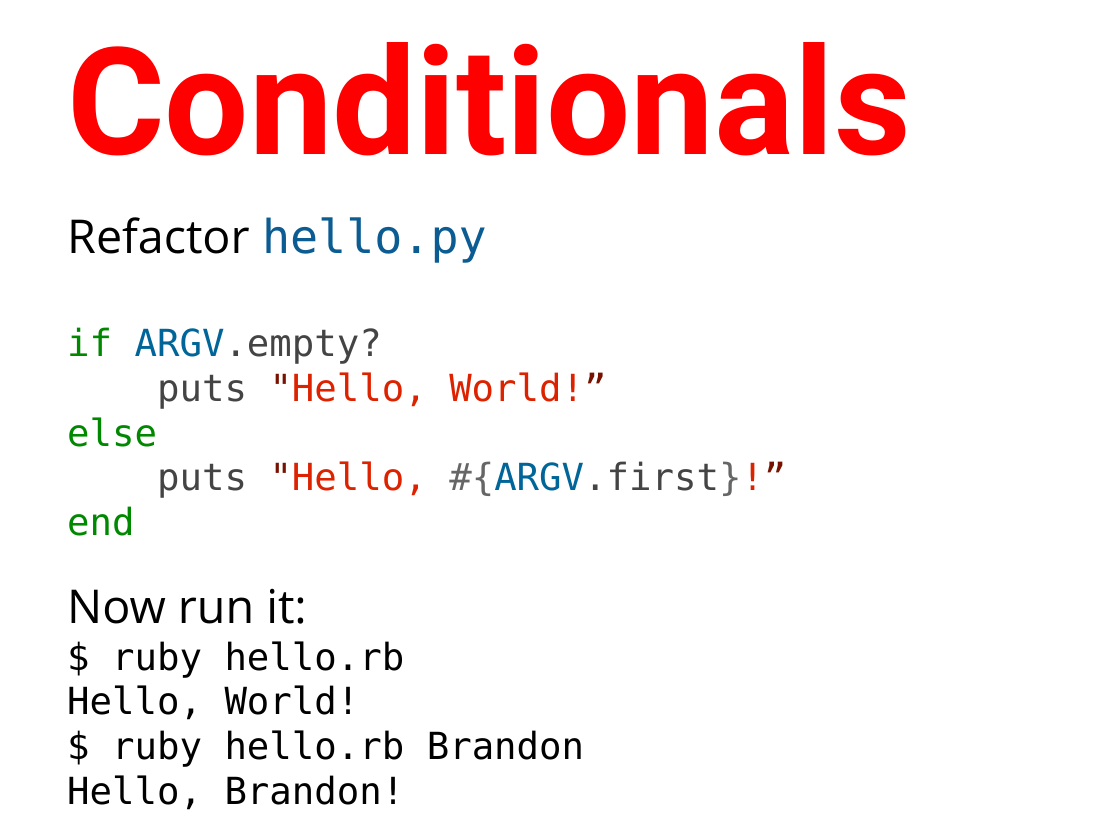
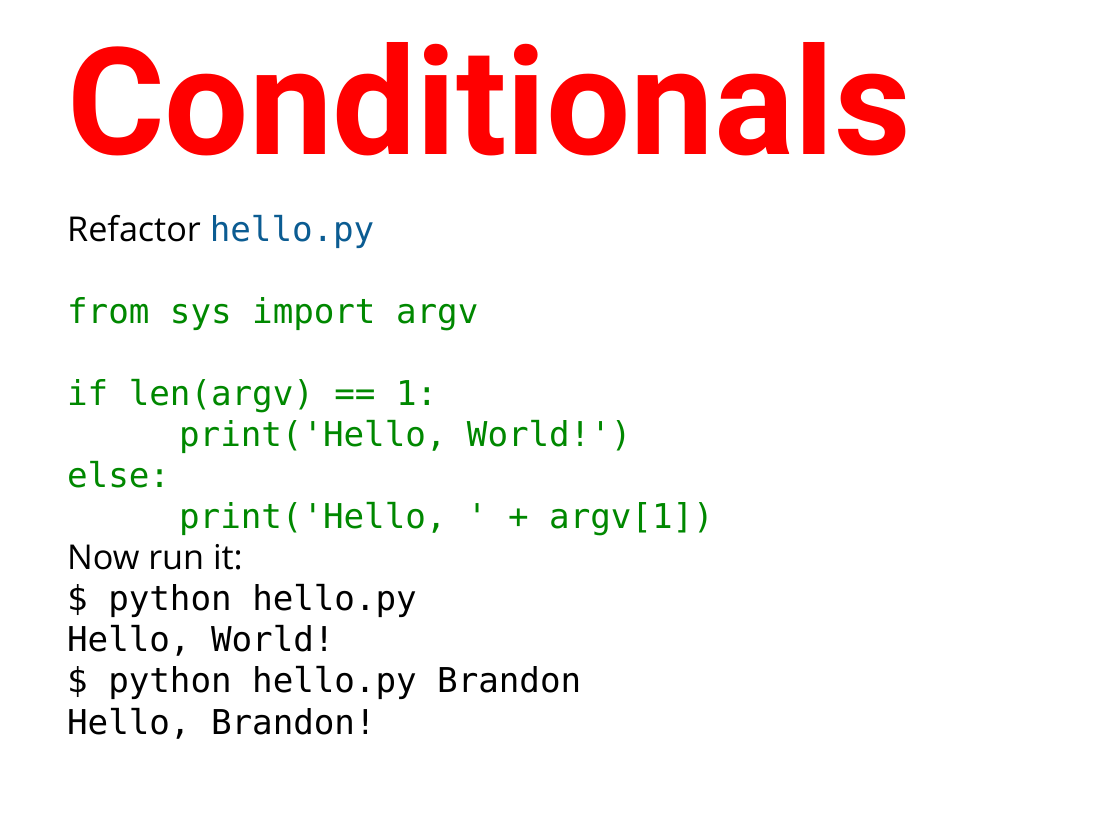
Before and after one commit to humanitiesprogramming/slides, a slide deck: slide 31 of 2017/python/B Done - ish/Python - Programming Concepts II.pptx. Drawn at 1120x840 pixels with LibreOffice and Linux fonts; fonts in the diff are those of the drawing. Boxes give left, top, right and bottom in pixels: in the first picture for what was removed or moved away, otherwise in the second. Text is boxed around its words. In the diff, an @@ line names an element or a change of style, - is before the commit and + after.

```diff
--- a/2017/python/B Done - ish/Python - Programming Concepts II.pptx
+++ b/2017/python/B Done - ish/Python - Programming Concepts II.pptx
@@ text at <box>67,214,375,739</box>: size 30 to 22 pt in "Refactor hello.py", "Now run it:"; size 24 to 22 pt in "Hello, World!", "Hello, Brandon!" @@
@@ text at <box>67,297,714,536</box>: text changed; size 24 to 22 pt; text colour #444444 to #008800 @@
-if ARGV.empty?
-puts "Hello, World!”
-else
-puts "Hello, #{ARGV.first}!”
-end
+from sys import argv
+if len(argv) == 1:
+print('Hello, World!')
+else:
+print('Hello, ' + argv[1])
@@ text at <box>108,583,417,617</box>: text changed; size 24 to 22 pt @@
-$ ruby hello.rb
+$ python hello.py
@@ text at <box>108,665,581,699</box>: text changed; size 24 to 22 pt @@
-$ ruby hello.rb Brandon
+$ python hello.py Brandon
```
Also in this commit, not shown: 1 other slide changed, 1 other file.
